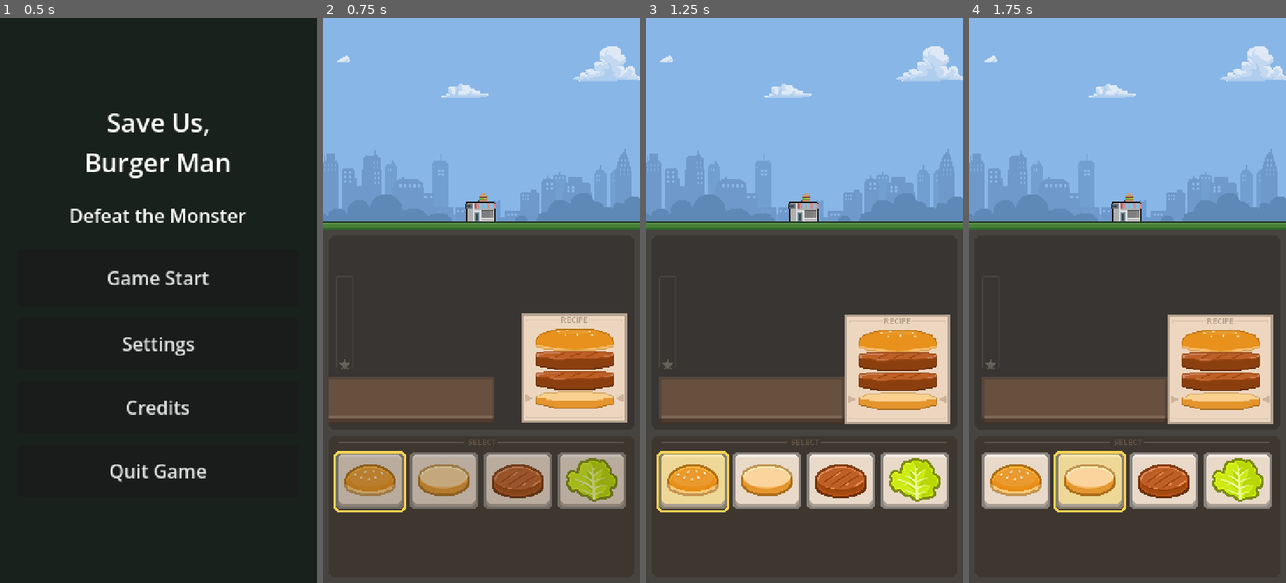
Above: before the commit, frames 1-4 (left to right).
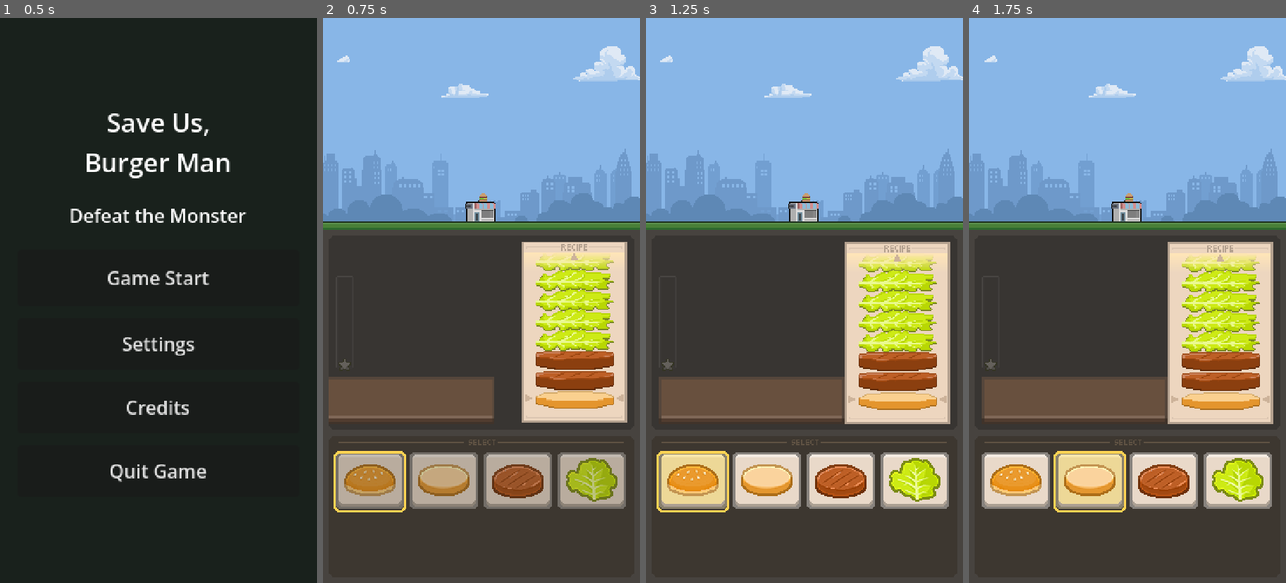
Above: after the commit, the same moments.

Repository: TO4D/save-us-burger-man
Game: Godot game, scene res://scenes/Main.tscn
Same seed, same stepped clock (60 frames per second), same inputs: the game is played once before the commit and once after it.
Inputs:
- Up to frame 1 (0.5 s): no input
- Up to frame 2 (0.75 s): click "Game Start" at 0.5 s
- Up to frame 3 (1.25 s): no input
- Up to frame 4 (1.75 s): tap Enter at 1.25 s; hold Right from 1.28 s (still down); tap Z at 1.35 s

Frame 1 is identical in both runs. In frame 2, 5.8% of the frame differs, in the area x 62-96%, y 39-59%; in frame 3, 5.8%, in the area x 62-96%, y 39-60%; in frame 4, 5.8%.

Commit message:
[수정] 레시피 티켓 클리핑과 서빙 시점 보정

Diff:
--- /dev/null
+++ b/resources/vfx/recipe_clip_fade.gdshader
@@ -0,0 +1,8 @@
+shader_type canvas_item;
+
+uniform vec4 fade_color : source_color = vec4(1.0, 0.9, 0.72, 1.0);
+
+void fragment() {
+	float alpha = 1.0 - UV.y;
+	COLOR = vec4(fade_color.rgb, fade_color.a * alpha);
+}
--- a/scenes/components/RecipePreview.gd
+++ b/scenes/components/RecipePreview.gd
@@ -14,10 +14,14 @@
 @export var completed_ingredient_modulate: Color = Color(1, 1, 1, 0.5)
 @export var complete_stamp_size: Vector2 = Vector2(88.0, 88.0)
 @export var sliding_window_start_step: int = 4
+@export var clip_fade_height: float = 16.0
+@export var clip_fade_color: Color = Color(1.0, 0.9, 0.72, 1.0)
 
 @onready var background: NinePatchRect = $RecipeDisplayBackground
-@onready var items_root: Control = $ItemsRoot
-@onready var complete_stamp: TextureRect = $ItemsRoot/CompleteStamp
+@onready var items_clip: Control = $ItemsClip
+@onready var items_root: Control = $ItemsClip/ItemsRoot
+@onready var complete_stamp: TextureRect = $ItemsClip/ItemsRoot/CompleteStamp
+@onready var top_fade: ColorRect = $TopFade
 
 var recipe: Recipe = null
 var ingredients_visible: bool = true
@@ -92,6 +96,8 @@
 		custom_minimum_size = Vector2.ZERO
 		size = Vector2.ZERO
 		background.visible = false
+		items_clip.size = Vector2.ZERO
+		top_fade.visible = false
 		_set_complete_stamp_visible(false, Vector2.ZERO)
 		return
 
@@ -105,14 +111,25 @@
 		content_size.x + background_padding.x * 2.0,
 		content_size.y + background_padding.y * 2.0
 	)
-
-	custom_minimum_size = total_size
-	size = total_size
+	var display_size := _get_display_size(total_size)
+
+	custom_minimum_size = display_size
+	size = display_size
 	background.visible = true
 	background.position = Vector2.ZERO
-	background.size = total_size
-	items_root.position = Vector2(background_padding.x, background_padding.y + _get_sliding_window_offset(total_size, step_y))
+	background.size = display_size
+	var indicator_clip_margin := _get_indicator_clip_margin()
+	items_clip.position = Vector2(
+		maxf(background_padding.x - indicator_clip_margin, 0.0),
+		background_padding.y
+	)
+	items_clip.size = _get_items_clip_size(display_size, items_clip.position.x, indicator_clip_margin)
+	items_root.position = Vector2(
+		background_padding.x - items_clip.position.x,
+		_get_content_layout_offset(total_size, display_size) + _get_sliding_window_offset(total_size, step_y)
+	)
 	items_root.size = content_size
+	_update_top_fade(total_size, display_size)
 
 	for i in range(ingredient_count):
 		var ingredient: Ingredient = recipe.ingredients[i]
@@ -135,6 +152,46 @@
 	_set_complete_stamp_visible(active_step >= ingredient_count, content_size)
 
 
+func _get_display_size(total_size: Vector2) -> Vector2:
+	if visible_height <= 0.0:
+		return total_size
+
+	return Vector2(total_size.x, minf(total_size.y, visible_height))
+
+
+func _get_items_clip_size(display_size: Vector2, clip_position_x: float, indicator_clip_margin: float) -> Vector2:
+	return Vector2(
+		minf(
+			icon_size.x + indicator_clip_margin * 2.0,
+			maxf(display_size.x - clip_position_x, 0.0)
+		),
+		maxf(display_size.y - background_padding.y * 2.0, 0.0)
+	)
+
+
+func _get_indicator_clip_margin() -> float:
+	return indicator_size.x + indicator_gap
+
+
+func _get_content_layout_offset(total_size: Vector2, display_size: Vector2) -> float:
+	return display_size.y - total_size.y
+
+
+func _update_top_fade(total_size: Vector2, display_size: Vector2) -> void:
+	var has_clipped_content := total_size.y > display_size.y
+	var has_content_above_clip := items_root.position.y < 0.0
+	top_fade.visible = has_clipped_content and has_content_above_clip and clip_fade_height > 0.0
+	if not top_fade.visible:
+		return
+
+	top_fade.position = items_clip.position
+	top_fade.size = Vector2(items_clip.size.x, minf(clip_fade_height, items_clip.size.y))
+
+	var shader_material := top_fade.material as ShaderMaterial
+	if shader_material != null:
+		shader_material.set_shader_parameter("fade_color", clip_fade_color)
+
+
 func _get_sliding_window_offset(total_size: Vector2, step_y: float) -> float:
 	if visible_height <= 0.0:
 		return 0.0
--- a/scenes/components/RecipePreview.tscn
+++ b/scenes/components/RecipePreview.tscn
@@ -3,6 +3,12 @@
 [ext_resource type="Script" uid="uid://cvxjv7k40fn34" path="res://scenes/components/RecipePreview.gd" id="1"]
 [ext_resource type="Texture2D" uid="uid://c7rnia6e18gyl" path="res://assets/sprites/cook/recipe.png" id="2_fqe5q"]
 [ext_resource type="Texture2D" uid="uid://bhabav8fkl6in" path="res://assets/sprites/ui/result_ok.png" id="3_fqe5q"]
+[ext_resource type="Shader" uid="uid://1isrbwn2isgq" path="res://resources/vfx/recipe_clip_fade.gdshader" id="4_fqe5q"]
+[ext_resource type="Texture2D" uid="uid://cm4gtco6cmuqu" path="res://assets/sprites/ui/indicator.png" id="5_1xi8y"]
+
+[sub_resource type="ShaderMaterial" id="ShaderMaterial_fqe5q"]
+shader = ExtResource("4_fqe5q")
+shader_parameter/fade_color = Color(1, 0.9, 0.72, 1)
 
 [node name="RecipePreview" type="Control" unique_id=525001118]
 custom_minimum_size = Vector2(90, 100)
@@ -26,18 +32,47 @@
 patch_margin_right = 6
 patch_margin_bottom = 6
 
-[node name="ItemsRoot" type="Control" parent="." unique_id=1386305090]
+[node name="ItemsClip" type="Control" parent="." unique_id=1607591787]
+clip_contents = true
 anchors_preset = 0
-offset_left = 6.0
-offset_top = 6.0
-offset_right = 84.0
-offset_bottom = 94.0
+offset_left = 10.0
+offset_top = 10.0
+offset_right = 80.0
+offset_bottom = 90.0
 mouse_filter = 2
 
-[node name="CompleteStamp" type="TextureRect" parent="ItemsRoot" unique_id=523047499]
+[node name="ItemsRoot" type="Control" parent="ItemsClip" unique_id=1386305090]
+anchors_preset = 0
+offset_right = 70.0
+offset_bottom = 80.0
+mouse_filter = 2
+
+[node name="CompleteStamp" type="TextureRect" parent="ItemsClip/ItemsRoot" unique_id=523047499]
 layout_mode = 1
 offset_right = 42.0
 offset_bottom = 42.0
 mouse_filter = 2
 texture = ExtResource("3_fqe5q")
 stretch_mode = 5
+
+[node name="TopFade" type="ColorRect" parent="." unique_id=1858578737]
+material = SubResource("ShaderMaterial_fqe5q")
+layout_mode = 0
+offset_left = 10.0
+offset_top = 10.0
+offset_right = 80.0
+offset_bottom = 26.0
+mouse_filter = 2
+
+[node name="TextureRect" type="TextureRect" parent="TopFade" unique_id=156740244]
+layout_mode = 1
+anchors_preset = 5
+anchor_left = 0.5
+anchor_right = 0.5
+offset_left = -4.0
+offset_right = 4.0
+offset_bottom = 8.0
+grow_horizontal = 2
+rotation = -1.5707964
+pivot_offset = Vector2(4, 4)
+texture = ExtResource("5_1xi8y")
--- a/scenes/panels/orderPanel.gd
+++ b/scenes/panels/orderPanel.gd
@@ -11,16 +11,16 @@
 const DOMA_ENTRY_SECONDS := 0.35
 const PERFECT_BURGER_HALO_COLOR := Color(1.0, 0.88, 0.25, 0.9)
 const NORMAL_BURGER_HALO_COLOR := Color(1.0, 1.0, 1.0, 0.588)
-const PERFECT_BURGER_HALO_OUTLINE_SIZE := 2.5
-const NORMAL_BURGER_HALO_OUTLINE_SIZE := 2.5
-const PERFECT_BURGER_HALO_GLOW_SIZE := 5.0
-const NORMAL_BURGER_HALO_GLOW_SIZE := 5.0
+const PERFECT_BURGER_HALO_OUTLINE_SIZE := 1.5
+const NORMAL_BURGER_HALO_OUTLINE_SIZE := 1.5
+const PERFECT_BURGER_HALO_GLOW_SIZE := 4.0
+const NORMAL_BURGER_HALO_GLOW_SIZE := 4.0
 const PERFECT_BURGER_HALO_GLOW_STRENGTH := 0.38
 const NORMAL_BURGER_HALO_GLOW_STRENGTH := 0.25
 const DOMA_SLIDE_DISTANCE := 240.0
 const STACK_VIEWPORT_SIZE := Vector2(180.0, 174.0)
 const STACK_CAMERA_DEFAULT_POSITION := STACK_VIEWPORT_SIZE * 0.5
-const STACK_CAMERA_TOP_MARGIN := 26.0
+const STACK_CAMERA_TOP_MARGIN := 78.0
 const STACK_CAMERA_TWEEN_SECONDS := 0.16
 const STACK_CAMERA_RETURN_DELAY_SECONDS := 0.3
 const STACK_CAMERA_RETURN_SECONDS := 0.3
--- a/scripts/systems/RecipeGenerator.gd
+++ b/scripts/systems/RecipeGenerator.gd
@@ -31,7 +31,7 @@
 static func _get_middle_length(stage: int) -> int:
 	match clamp(stage, 1, 10):
 		1:
-			return 2
+			return 18
 		2:
 			return randi_range(4, 7)
 		3:
Not shown, changed: export_presets.cfg
Not shown, added: resources/vfx/recipe_clip_fade.gdshader.uid
